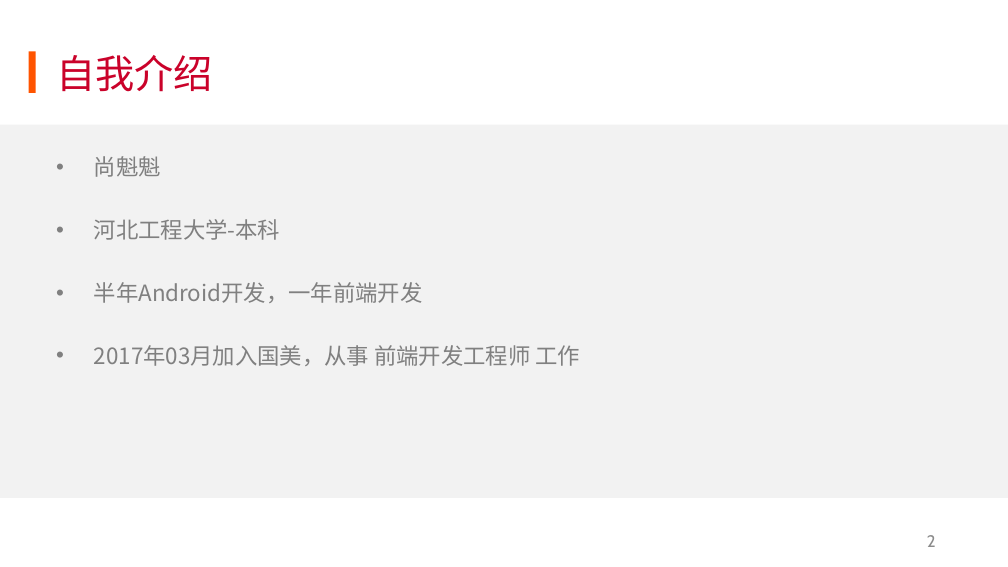
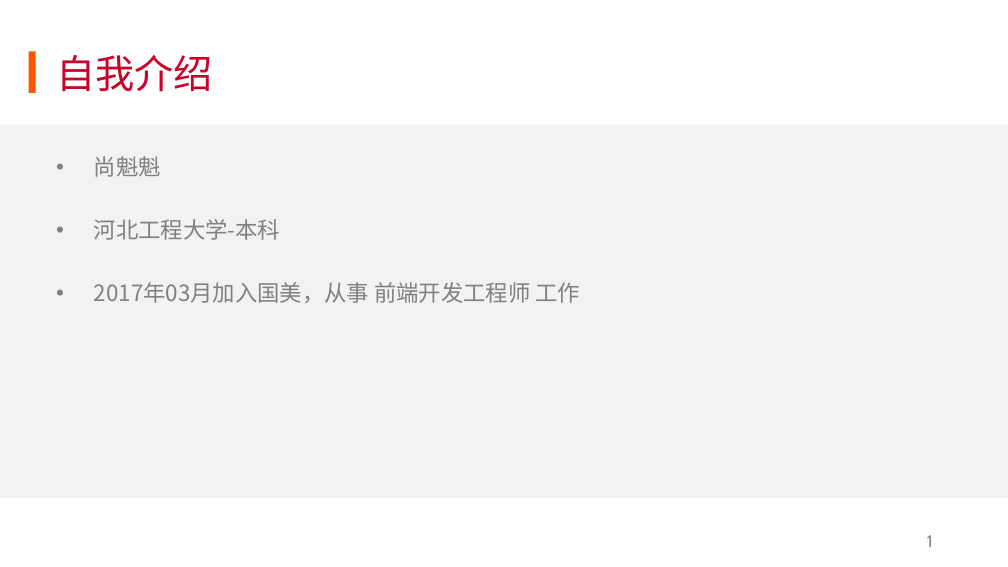
Before and after one commit to KuiShang/skilTree, a slide deck: slide 2 of 国美互联网PPT答辩-尚魁.pptx (slide 3 before the commit). Drawn at 1008x567 pixels with LibreOffice and Linux fonts; fonts in the diff are those of the drawing; background and template pictures are left out. Boxes give left, top, right and bottom in pixels: in the first picture for what was removed or moved away, otherwise in the second. Text is boxed around its words. In the diff, an @@ line names an element or a change of style, - is before the commit and + after.

```diff
--- a/国美互联网PPT答辩-尚魁.pptx
+++ b/国美互联网PPT答辩-尚魁.pptx
@@ text at (x1=94, y1=282, x2=423, y2=303): paragraph removed @@
-• 半年Android开发，一年前端开发
@@ page number at (x1=927, y1=535, x2=933, y2=547): text changed @@
-2
+1
```
Also in this commit, not shown: 2 other slides changed, 2 slides removed.
